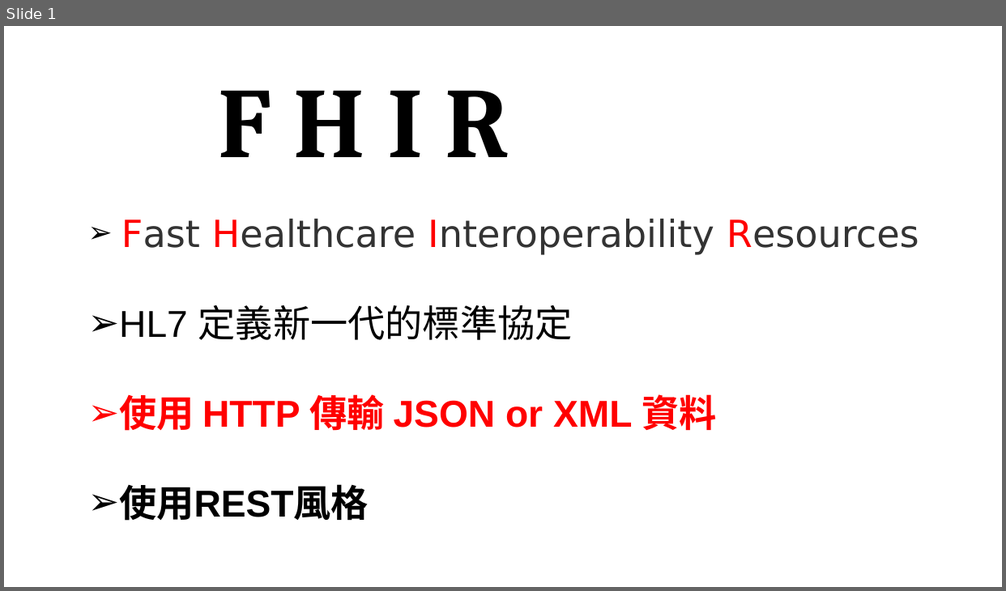
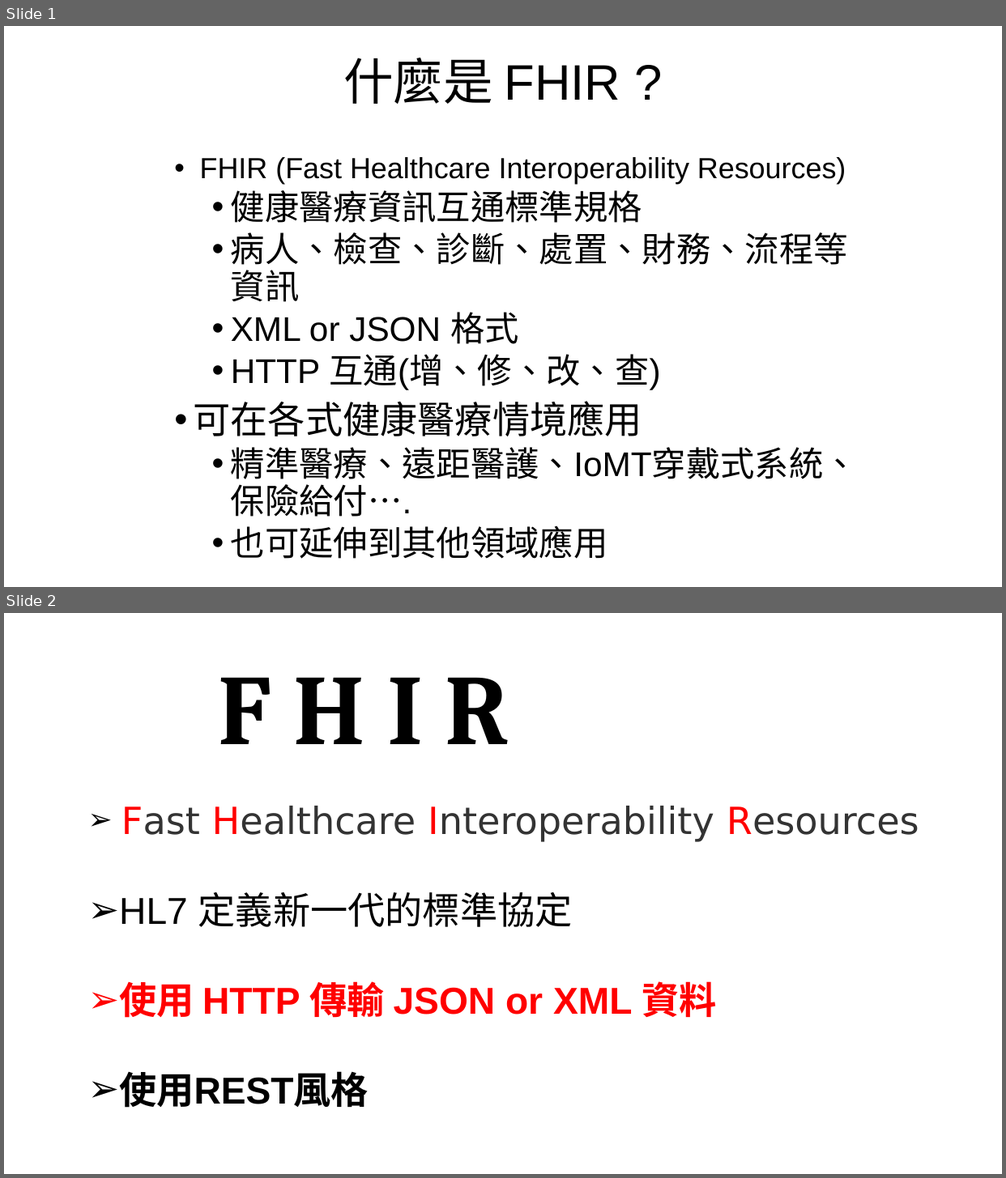
Before and after one commit to mos2718/FHIRspec, a slide deck: Spec/FHIR introduction.pptx. Shown one above the other, each under a label of ours: slide 1 before the commit, slides 1 and 2 after it. The pictures are 1006x591 and 1006x1178 pixels, drawn with LibreOffice and Linux fonts; fonts in the diff are those of the drawing. Boxes give left, top, right and bottom in pixels: in the first picture for what was removed or moved away, otherwise in the second. Text is boxed around its words. In the diff, an @@ line names an element or a change of style, - is before the commit and + after.

```diff
--- a/Spec/FHIR introduction.pptx
+++ b/Spec/FHIR introduction.pptx
@@ slide 1 added at (4,26,1002,587), background #FFFFFF @@
@@ title added at (343,58,621,104), 48 pt, text #000000 @@
+什麼是 FHIR ?
@@ text added at (194,157,858,559), 33 pt, text #000000 @@
+• FHIR (Fast Healthcare Interoperability Resources)
+  • 健康醫療資訊互通標準規格
+  • 病人、檢查、診斷、處置、財務、流程等資訊
+  • XML or JSON 格式
+  • HTTP 互通(增、修、改、查)
+• 可在各式健康醫療情境應用
+  • 精準醫療、遠距醫護、IoMT穿戴式系統、保險給付….
+  • 也可延伸到其他領域應用
@@ what was slide 1 is now slide 2 @@
```
Also in this commit, not shown: 1 slide changed, 2 other slides added, 6 slides removed.
